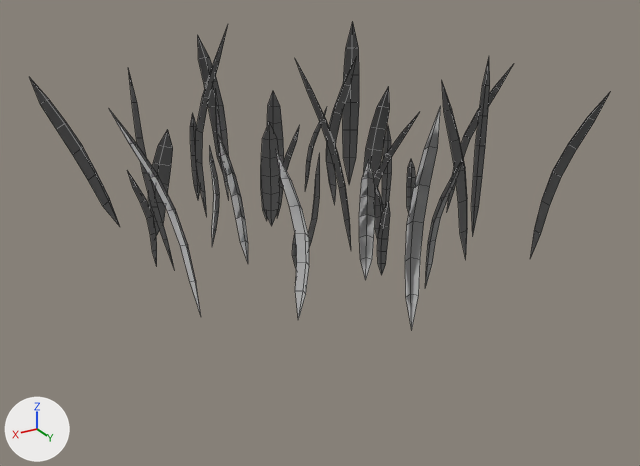
The FBX model Assets/Art Assets/Meshes/Object_Grass.fbx as it was, and as the next commit left it.
Before and after are seen from a camera (50 mm lens) standing at (0.592, 1.03, 0.52) and looking at (-0.018, 0.013, 0.011). Every picture has the same lights, and +X, +Y and +Z are marked at lower left. Mesh edges are drawn as thin lines. Where no turn or scale is listed for an object, it has been applied to the vertices.

Before the edit, the objects in view are built like this:
```python
me_mesh = bpy.data.meshes.new('Mesh')
me_mesh.from_pydata(...)  # 595 vertices, 420 faces; spans x -0.322..0.326, y -0.38..0.334, z -0.006..0.291
me_mesh.materials.append(mat_lambert1)  # grey #bcbcbc
ob_grass = bpy.data.objects.new('Grass', me_mesh)
ob_grass.location = (0.0, 0.0, 0.0)
```
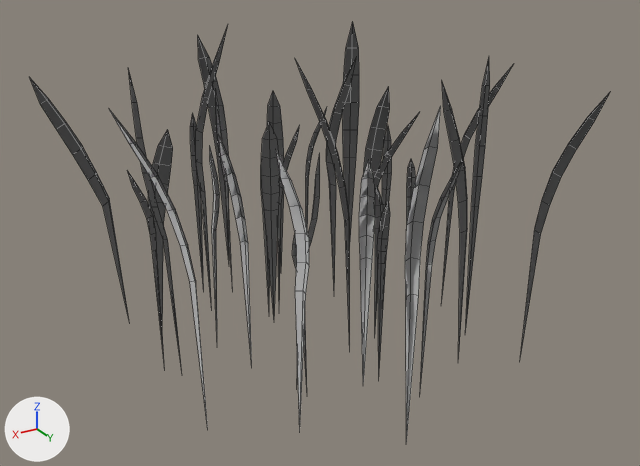
What changed in the scene script:
```text
Change me_mesh:
    where me_mesh.from_pydata(...)  # 595 vertices, 420 faces; spans x -0.322..0.326, y -0.38..0.334, z -0.006..0.291
    used by ob_grass; location = (0.0, 0.0, 0.0)
    me_mesh part 1: all 35 vertices in x -0.243..0.226, y -0.293..0.29, z -0.006..0.002 are moved by (0.0, 0.0, -0.165)
```

Where the change shows, as pixel boxes (x1, y1, x2, y2) in the pictures (640 x 466 px; the box of a moved part takes in the faces that stretch with it):
'Grass', reshaped (37% taller)
    before: (30, 23, 610, 329)
    after: (30, 23, 610, 444)
part 1 of me_mesh, moved or reshaped
    before: (103, 156, 541, 329)
    after: (103, 155, 541, 444)
